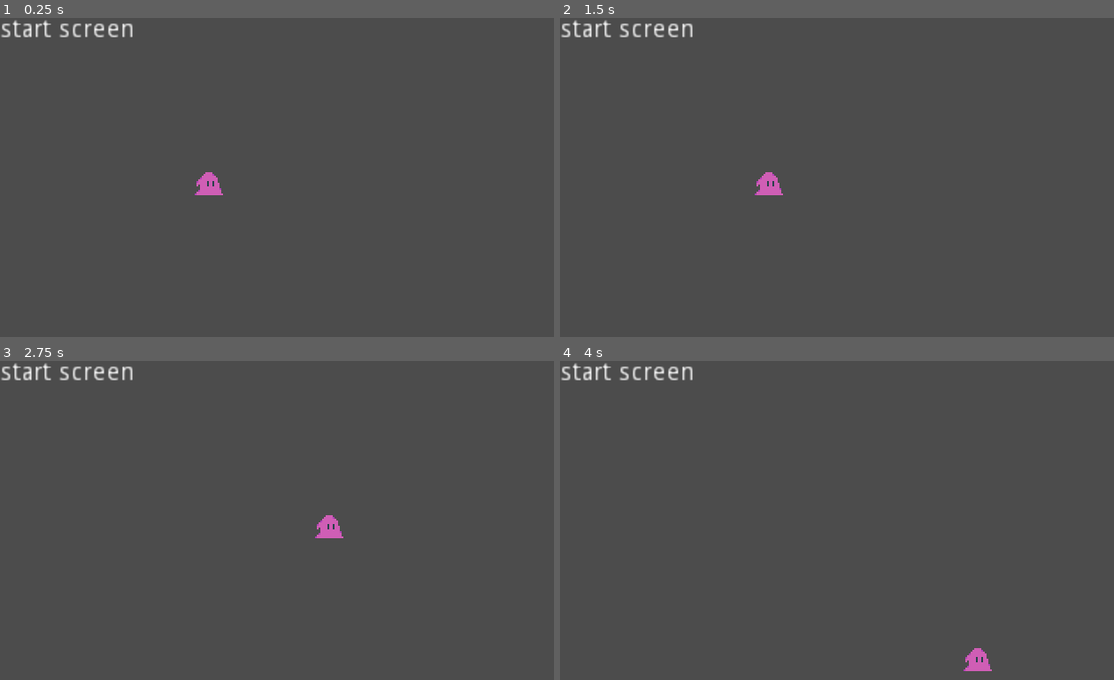
Above: before the commit, frames 1-4 (two rows, left to right).
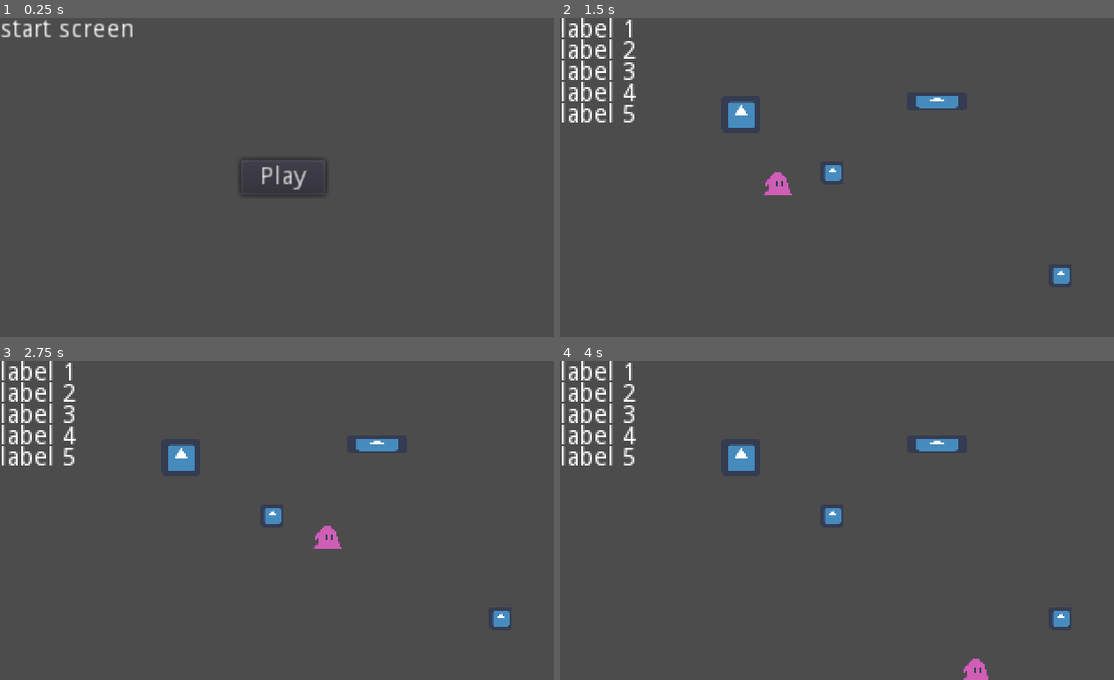
Above: after the commit, the same moments.

Repository: genericuser990/GameJamTowerTheme
Game: Godot game, scene res://Scenes/SceneManager.tscn
Two runs of this game, one before a commit and one after it. Both use one fixed random seed, a clock stepped at 60 frames per second and the inputs below. Before the commit the project has no main scene; this scene is started directly in both runs. The engine's default icon, where the game draws it, is replaced by a stand-in: a white triangle on a blue panel in a dark square.
Inputs (mouse positions are in pixels of both pictures, inside the frame that each line leads up to):
- Up to frame 1 (0.25 s): no input
- Up to frame 2 (1.5 s): click (842, 177) at 0.5 s, where only the run after the commit has a clickable "Play"; click (593, 49) at 1.25 s, where only the run after the commit has a clickable "1"
- Up to frame 3 (2.75 s): tap Enter at 2 s; hold Right (moveRight) from 2.03 s (still down)
- Up to frame 4 (4 s): release Right (moveRight) at 2.78 s; hold Down (moveDown) 2.78-3.53 s; hold Right (moveRight) from 3.53 s (still down)

The runs differ from the first frame. In frame 1, 0.6% of the frame differs, in the area x 35-59%, y 44-56%; in frame 2, 3.2%; in frame 3, 3.3%, in the area x 0-93%, y 0-84%; in frame 4, 3.3%.

Commit message:
scene manager and main menu connected

Diff:
--- a/Scenes/DebugWorld.tscn
+++ b/Scenes/DebugWorld.tscn
@@ -1,7 +1,7 @@
 [gd_scene load_steps=8 format=2]
 
 [ext_resource path="res://Scenes/Monster.tscn" type="PackedScene" id=1]
-[ext_resource path="res://Scenes/DebugControl.tscn" type="PackedScene" id=2]
+[ext_resource path="res://Scenes/ui/DebugControl.tscn" type="PackedScene" id=2]
 [ext_resource path="res://Scripts/DebugControl.gd" type="Script" id=3]
 [ext_resource path="res://Scenes/Rock.tscn" type="PackedScene" id=4]
 [ext_resource path="res://Scenes/Lighthouse.tscn" type="PackedScene" id=5]
--- a/Scenes/Menu.tscn
+++ /dev/null
@@ -1,10 +0,0 @@
-[gd_scene format=2]
-
-[node name="Menu" type="Control"]
-margin_right = 40.0
-margin_bottom = 40.0
-
-[node name="Label" type="Label" parent="."]
-margin_right = 40.0
-margin_bottom = 14.0
-text = "Menu"
--- a/Scenes/Monster.tscn
+++ b/Scenes/Monster.tscn
@@ -4,7 +4,7 @@
 [ext_resource path="res://Scripts/Monster.gd" type="Script" id=2]
 
 [sub_resource type="RectangleShape2D" id=1]
-extents = Vector2( 8.5, 6.5 )
+extents = Vector2( 6, 2 )
 
 [node name="Monster" type="KinematicBody2D"]
 script = ExtResource( 2 )
--- a/Scenes/SceneManager.tscn
+++ b/Scenes/SceneManager.tscn
@@ -1,6 +1,5 @@
-[gd_scene load_steps=3 format=2]
+[gd_scene load_steps=2 format=2]
 
-[ext_resource path="res://Scenes/World.tscn" type="PackedScene" id=1]
 [ext_resource path="res://Scripts/SceneManager.gd" type="Script" id=3]
 
 [node name="SceneManager" type="Node"]
@@ -14,5 +13,3 @@
 size = Vector2( 320, 180 )
 handle_input_locally = false
 render_target_update_mode = 3
-
-[node name="DebugWorld" parent="ViewportContainer/Viewport" instance=ExtResource( 1 )]
--- a/Scenes/StartScreen.tscn
+++ /dev/null
@@ -1,10 +0,0 @@
-[gd_scene format=2]
-
-[node name="StartScreen" type="Control"]
-anchor_right = 1.0
-anchor_bottom = 1.0
-
-[node name="Label" type="Label" parent="."]
-margin_right = 76.0
-margin_bottom = 14.0
-text = "start screen"
--- /dev/null
+++ b/Scenes/ui/LevelSelectButton.tscn
@@ -0,0 +1,23 @@
+[gd_scene load_steps=6 format=2]
+
+[ext_resource path="res://Sprites/levelSelectButton/buttonPressed.png" type="Texture" id=1]
+[ext_resource path="res://Sprites/levelSelectButton/buttonHover.png" type="Texture" id=2]
+[ext_resource path="res://Sprites/levelSelectButton/buttonIdle.png" type="Texture" id=3]
+[ext_resource path="res://ThemesFonts/menuTheme.tres" type="Theme" id=4]
+[ext_resource path="res://Scripts/LevelSelectButton.gd" type="Script" id=5]
+
+[node name="LevelSelectButton" type="TextureButton"]
+margin_right = 16.0
+margin_bottom = 16.0
+texture_normal = ExtResource( 3 )
+texture_pressed = ExtResource( 1 )
+texture_hover = ExtResource( 2 )
+script = ExtResource( 5 )
+
+[node name="Label" type="Label" parent="."]
+anchor_right = 1.0
+anchor_bottom = 1.0
+theme = ExtResource( 4 )
+text = " 1"
+align = 1
+valign = 1
--- /dev/null
+++ b/Scenes/ui/Menu.tscn
@@ -0,0 +1,22 @@
+[gd_scene load_steps=2 format=2]
+
+[ext_resource path="res://Scenes/ui/LevelSelectButton.tscn" type="PackedScene" id=1]
+
+[node name="Menu" type="Control"]
+anchor_right = 1.0
+anchor_bottom = 1.0
+
+[node name="MarginContainer" type="MarginContainer" parent="."]
+anchor_right = 1.0
+anchor_bottom = 1.0
+margin_left = 10.0
+margin_top = 10.0
+margin_right = -10.0
+margin_bottom = -10.0
+
+[node name="ItemList" type="ItemList" parent="MarginContainer"]
+margin_right = 300.0
+margin_bottom = 160.0
+
+[node name="LevelSelectButton" parent="MarginContainer/ItemList" instance=ExtResource( 1 )]
+level = "res://Scenes/DebugWorld.tscn"
--- /dev/null
+++ b/Scenes/ui/StartScreen.tscn
@@ -0,0 +1,24 @@
+[gd_scene load_steps=2 format=2]
+
+[ext_resource path="res://Scripts/StartScreen.gd" type="Script" id=1]
+
+[node name="StartScreen" type="Control"]
+anchor_right = 1.0
+anchor_bottom = 1.0
+script = ExtResource( 1 )
+
+[node name="Label" type="Label" parent="."]
+margin_right = 76.0
+margin_bottom = 14.0
+text = "start screen"
+
+[node name="Button" type="Button" parent="."]
+anchor_left = 0.5
+anchor_top = 0.5
+anchor_right = 0.5
+anchor_bottom = 0.5
+margin_left = -24.0
+margin_top = -10.0
+margin_right = 24.0
+margin_bottom = 10.0
+text = "Play"
--- a/Scripts/DebugWorld.gd
+++ b/Scripts/DebugWorld.gd
@@ -1,7 +1,6 @@
 extends Node
 
 
-=======
 signal restartLevel
 signal nextLevel
 
@@ -48,5 +47,3 @@
 			if collider == monster:
 				lighthouse.monsterFound = true
 				undetected = false
-
->>>>>>> ecd5b56aa0f3a789f96c685d33054257b0e6ea42
--- /dev/null
+++ b/Scripts/LevelSelectButton.gd
@@ -0,0 +1,10 @@
+extends TextureButton
+
+export var level : String
+
+func _ready():
+	connect("pressed", self, "_on_LevelSelectButton_pressed")
+
+func _on_LevelSelectButton_pressed():
+	Global.sceneManager.setScene(level)
+	Global.sceneManager.setGUI()
--- a/Scripts/SceneManager.gd
+++ b/Scripts/SceneManager.gd
@@ -2,22 +2,32 @@
 
 var currentGUIScene
 var currentGameScene
+onready var viewPort := $ViewportContainer/Viewport
+var startScene = "res://Scenes/ui/StartScreen.tscn"
 
 func _ready():
-	setGUI("res://Scenes/StartScreen.tscn")
+	setGUI(startScene)
 	Global.setSceneManager(self)
 
 # use Global.sceneManager.setGUI in any script to change gui
-func setGUI(newSceneStr : String):
+func setGUI(newSceneStr : String = ""):
 	if currentGUIScene != null:
 		currentGUIScene.queue_free()
+
+	if (newSceneStr == ""):
+		return
+
 	var newGUIScene = load(newSceneStr).instance()
 	currentGUIScene = newGUIScene
 	add_child(currentGUIScene)
 
-func setGame(newSceneStr : String):
+func setScene(newSceneStr : String = ""):
 	if currentGameScene != null:
 		currentGameScene.queue_free()
+
+	if (newSceneStr == ""):
+		return
+
 	var newGameScene = load(newSceneStr).instance()
 	currentGameScene = newGameScene
-	add_child(currentGameScene)
+	viewPort.add_child(currentGameScene)
--- /dev/null
+++ b/Scripts/StartScreen.gd
@@ -0,0 +1,16 @@
+extends Control
+
+
+# Declare member variables here. Examples:
+# var a = 2
+# var b = "text"
+
+onready var button := $Button
+var menuScene := "res://Scenes/ui/Menu.tscn"
+
+# Called when the node enters the scene tree for the first time.
+func _ready():
+	button.connect("pressed", self, "onPlayButtonPressed")
+
+func onPlayButtonPressed():
+	Global.sceneManager.setGUI(menuScene)
--- /dev/null
+++ b/ThemesFonts/menuTheme.tres
@@ -0,0 +1,7 @@
+[gd_resource type="Theme" load_steps=2 format=2]
+
+[ext_resource path="res://ThemesFonts/pixelFont.tres" type="DynamicFont" id=1]
+
+[resource]
+default_font = ExtResource( 1 )
+Label/fonts/font = ExtResource( 1 )
--- /dev/null
+++ b/ThemesFonts/pixelFont.tres
@@ -0,0 +1,7 @@
+[gd_resource type="DynamicFont" load_steps=2 format=2]
+
+[ext_resource path="res://ThemesFonts/NormalFont.ttf" type="DynamicFontData" id=1]
+
+[resource]
+size = 9
+font_data = ExtResource( 1 )
--- a/project.godot
+++ b/project.godot
@@ -11,6 +11,7 @@
 [application]
 
 config/name="GameJamTower"
+run/main_scene="res://Scenes/DebugWorld.tscn"
 config/icon="res://Sprites/icon.png"
 
 [autoload]
Renamed: Scenes/DebugControl.tscn -> Scenes/ui/DebugControl.tscn
Binary file added: Sprites/boat1.png
Not shown, added: Sprites/boat1.png.import
Binary file added: Sprites/levelSelectButton/buttonHover.png
Not shown, added: Sprites/levelSelectButton/buttonHover.png.import
Binary file added: Sprites/levelSelectButton/buttonIdle.png
Not shown, added: Sprites/levelSelectButton/buttonIdle.png.import
Binary file added: Sprites/levelSelectButton/buttonPressed.png
Not shown, added: Sprites/levelSelectButton/buttonPressed.png.import
Binary file added: ThemesFonts/NormalFont.ttf
Binary file added: monster.png
Not shown, added: monster.png.import
